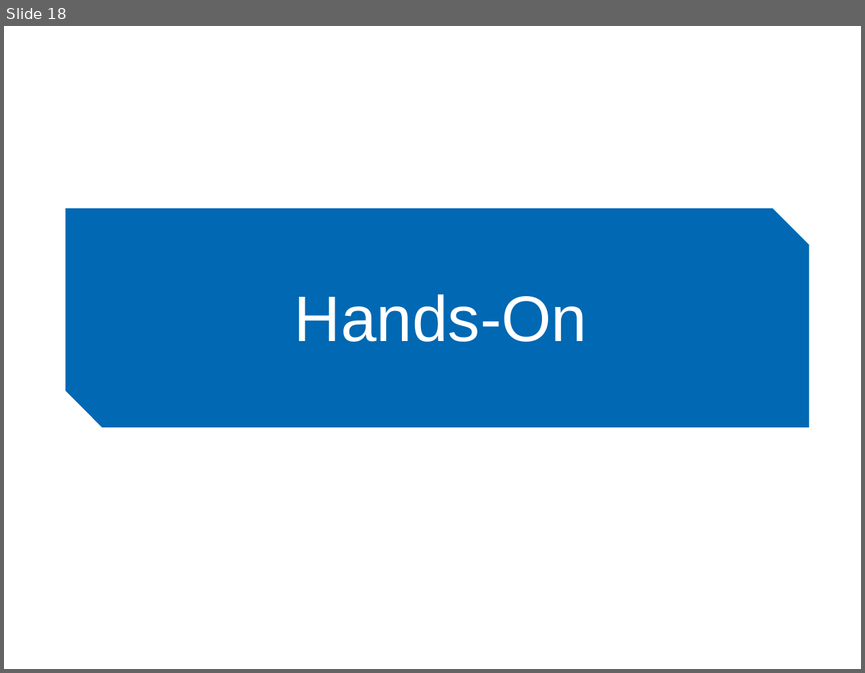
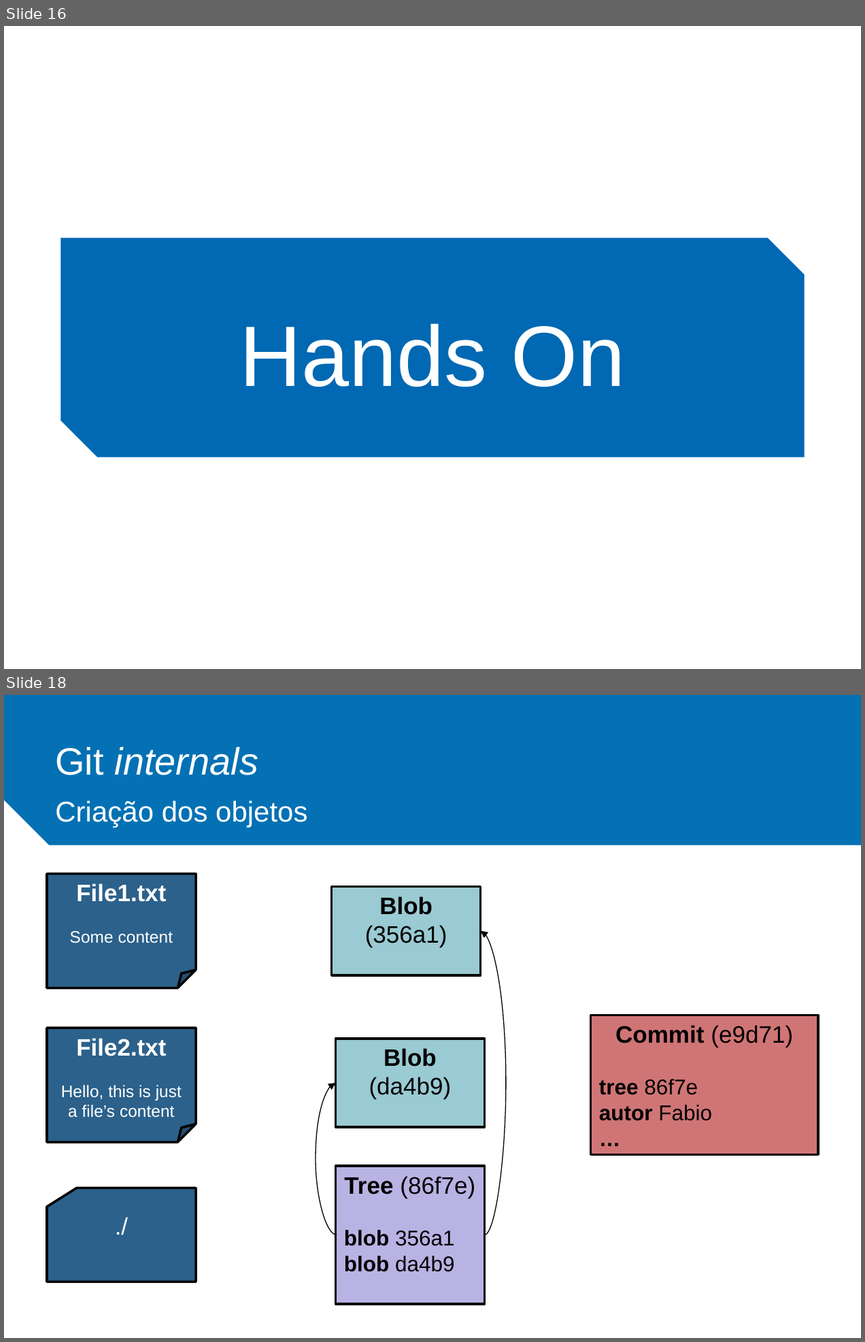
Before and after one commit to ieeeupsb/workshop-git, a slide deck: ppt/Workshop Git.pptx. Shown one above the other, each under a label of ours: slide 18 before the commit, slides 16 and 18 after it; the slides between them are not shown. The pictures are 865x673 and 865x1342 pixels, drawn with LibreOffice and Linux fonts; fonts in the diff are those of the drawing; background and template pictures are left out. Boxes give left, top, right and bottom in pixels: in the first picture for what was removed or moved away, otherwise in the second. Text is boxed around its words. In the diff, an @@ line names an element or a change of style, - is before the commit and + after.

```diff
--- a/ppt/Workshop Git.pptx
+++ b/ppt/Workshop Git.pptx
@@ slide 18 added at (4,695,861,1338), background #FFFFFF @@
@@ snip rect added at (4,695,861,845), fill #0471B4 @@
@@ text added at (55,747,259,775), 32 pt, text #FFFFFF, italic @@
+Git internals
@@ text added at (55,800,307,828), 24 pt, text #FFFFFF @@
+Criação dos objetos
@@ folded corner added at (47,873,196,987), fill #2B618B, outline #000000 2 pt, 14 pt, text #FFFFFF @@
+File1.txt
+Some content
@@ rectangle added at (331,886,481,975), fill #9ACAD3, outline #000000 2 pt, 20 pt, text #000000 @@
+Blob (356a1)
@@ curved arrow added from (485, 1235) to (481, 930), #000000 0.75 pt @@
@@ rectangle added at (591,1015,818,1154), fill #D07576, outline #000000 2 pt, 18 pt, text #000000 @@
+Commit (e9d71)
+tree 86f7e
+autor Fabio
+…
@@ folded corner added at (47,1028,196,1141), fill #2B618B, outline #000000 2 pt, 14 pt, text #FFFFFF @@
+File2.txt
+Hello, this is just a file’s content
@@ rectangle added at (336,1038,485,1127), fill #9ACAD3, outline #000000 2 pt, 20 pt, text #000000 @@
+Blob (da4b9)
@@ curved arrow added from (337, 1235) to (336, 1083), #000000 0.75 pt @@
@@ rectangle added at (336,1166,485,1304), fill #B9B3E4, outline #000000 2 pt, 18 pt, text #000000 @@
+Tree (86f7e)
+blob 356a1
+blob da4b9
@@ flow chart punched card added at (47,1187,196,1282), fill #2B618B, outline #000000 2 pt, 20 pt, text #FFFFFF @@
+./
@@ what was slide 18 is now slide 16 @@
@@ slide 16 changed as well @@
@@ text removed at (47,214,818,403) @@
-<TÍTULO>
@@ snip diag rect: place and size @@
-snip diag rect at (66,208,809,428)
+snip diag rect at (60,237,804,457)
@@ text "Hands On": place and size @@
-text "Hands On" at (219,257,663,376)
+text "Hands On" at (239,323,625,387)
@@ text "Hands On" at (239,323,625,387): vertical alignment middle to top; fill #0168B3 to none; outline #0168B3 2 pt to none @@
@@ text at (239,323,625,387): text changed; size 54 to 72 pt @@
-Hands-On
+Hands On
```
Also in this commit, not shown: 19 other slides changed, 32 other slides added, 18 slides removed, 9 other files.
